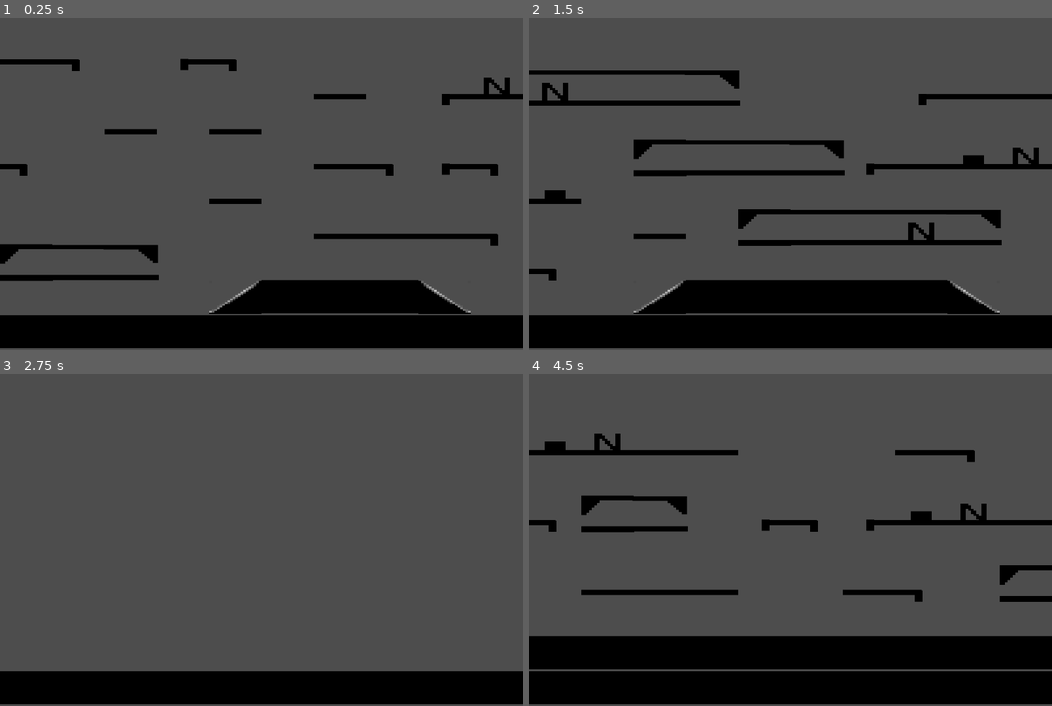
Above: before the commit, frames 1-4 (two rows, left to right).
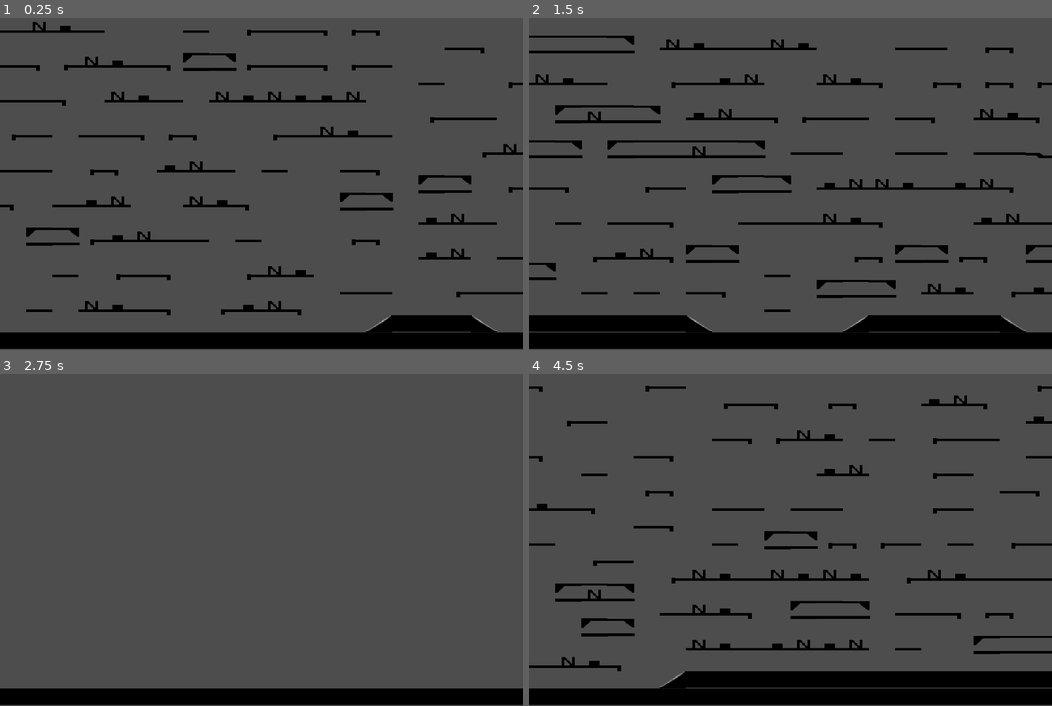
Above: after the commit, the same moments.

Repository: Deiuca/WaveFunctionCollapse
Game: Godot game, scene res://progetto.tscn
Two runs of this game, one before a commit and one after it. Both use one fixed random seed, a clock stepped at 60 frames per second and the inputs below.
Inputs:
- Up to frame 1 (0.25 s): no input
- Up to frame 2 (1.5 s): tap Enter at 0.5 s; hold R 0.53-1.28 s; tap Space at 1.25 s; tap R at 1.35 s
- Up to frame 3 (2.75 s): tap Enter at 2 s; hold R from 2.03 s (still down)
- Up to frame 4 (4.5 s): tap Space at 2.75, 4.25 s; release R at 2.78 s; tap R at 2.85, 4.35 s; tap Enter at 3.5 s; hold R 3.53-4.28 s

The runs differ from the first frame. In frame 1, 17% of the frame differs, in the area x 0-100%, y 1-100%; in frame 2, 20%, in the area x 0-100%, y 5-100%; in frame 3, 5.5%; in frame 4, 20%.

Commit message:
Code per Tesi #1

Diff:
--- a/Generatore_livello.gd
+++ b/Generatore_livello.gd
@@ -21,7 +21,7 @@
 	self.randomGenerator.seed = self.generator_seed
 
 	#DEBUG
-	print("Random Seed: " + str(generator_seed))
+	#print("Random Seed: " + str(generator_seed))
 
 	#Crea Prefab inversi
 	#$Prefab_Utilizzati.add_child($Prefab_Utilizzati/Soffitto_Entrata.ritorna_inverso_flip_h("_Dx"))
@@ -82,11 +82,15 @@
 
 # Called every frame. 'delta' is the elapsed time since the previous frame.
 func _process(delta):
+	var start = Time.get_ticks_msec()
 	var cella_da_collassare = trova_cella_meno_entropia()
 	while cella_da_collassare != null:
 		var compatibili = ritorna_compatibili(cella_da_collassare)
 		cella_da_collassare.set_prefab(compatibili[ randomGenerator.randi_range(0, compatibili.size()-1)])
 		cella_da_collassare = trova_cella_meno_entropia()
+	var passato = Time.get_ticks_msec() - start
+	if passato > 1:
+		print(passato)
 
 func trova_cella_meno_entropia():
 	var cella_minima = [$Prefab_Utilizzati.get_child_count(), null]
@@ -101,6 +105,7 @@
 	if not cella.collassata:
 		var compatibilita = cella.compatibilita()
 		var compatibili = []
+		#Confronta ogni bordo di ogni prefab con la compatilità della cella
 		for pref in $Prefab_Utilizzati.get_children():
 			var eGiusto = true
 			var testbordi = pref.bordi
--- a/Scripts/PreFab/PreFab.gd
+++ b/Scripts/PreFab/PreFab.gd
@@ -13,6 +13,7 @@
 func _process(delta):
 	pass
 
+#Ritorna inveso, con texture e bordi specchiati
 func ritorna_inverso_flip_h(nameAdd = "_Flip") ->PreFab:
 	var copia = self.duplicate()
 	copia.flip_h = true
--- a/generatore_livello.tscn
+++ b/generatore_livello.tscn
@@ -19,8 +19,8 @@
 
 [node name="Generatore Livello" type="Node2D"]
 script = ExtResource("1_mrvbu")
-width = 10
-height = 10
+width = 20
+height = 20
 
 [node name="Prefab_Utilizzati" type="Node2D" parent="."]
 visible = false
